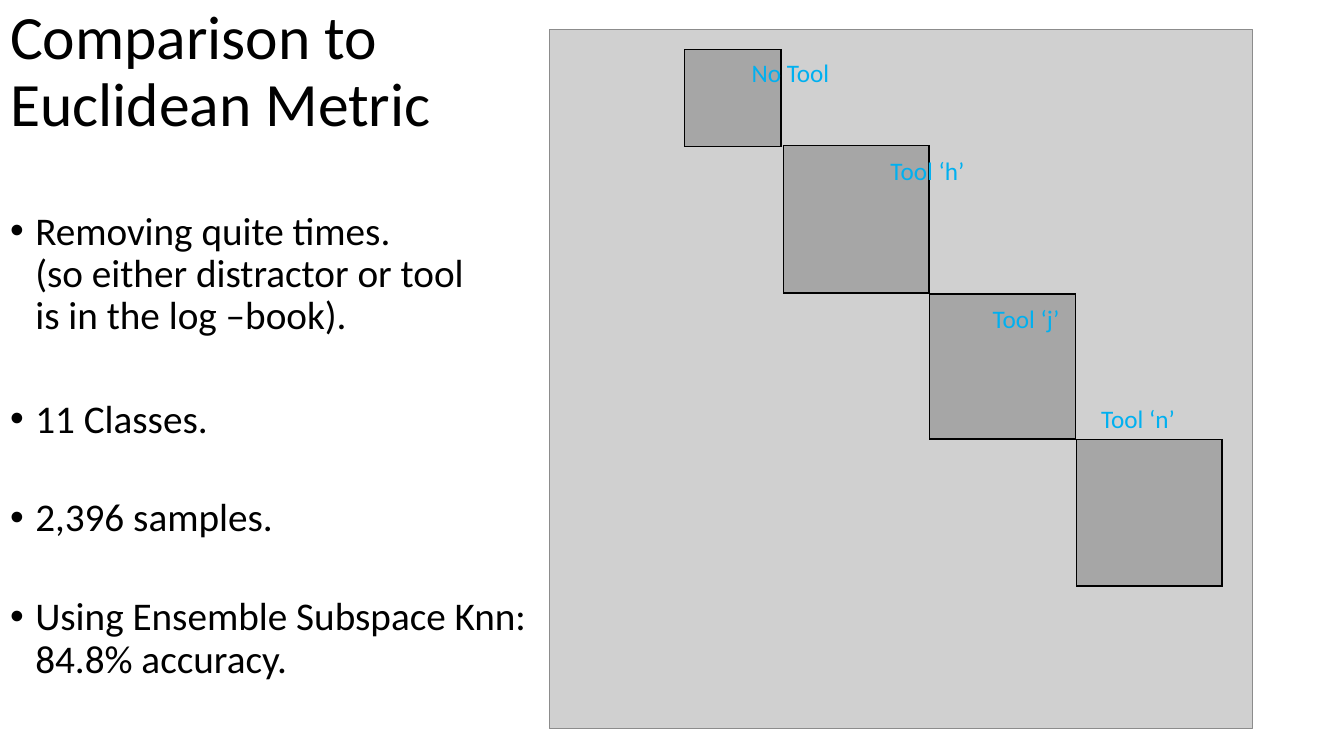
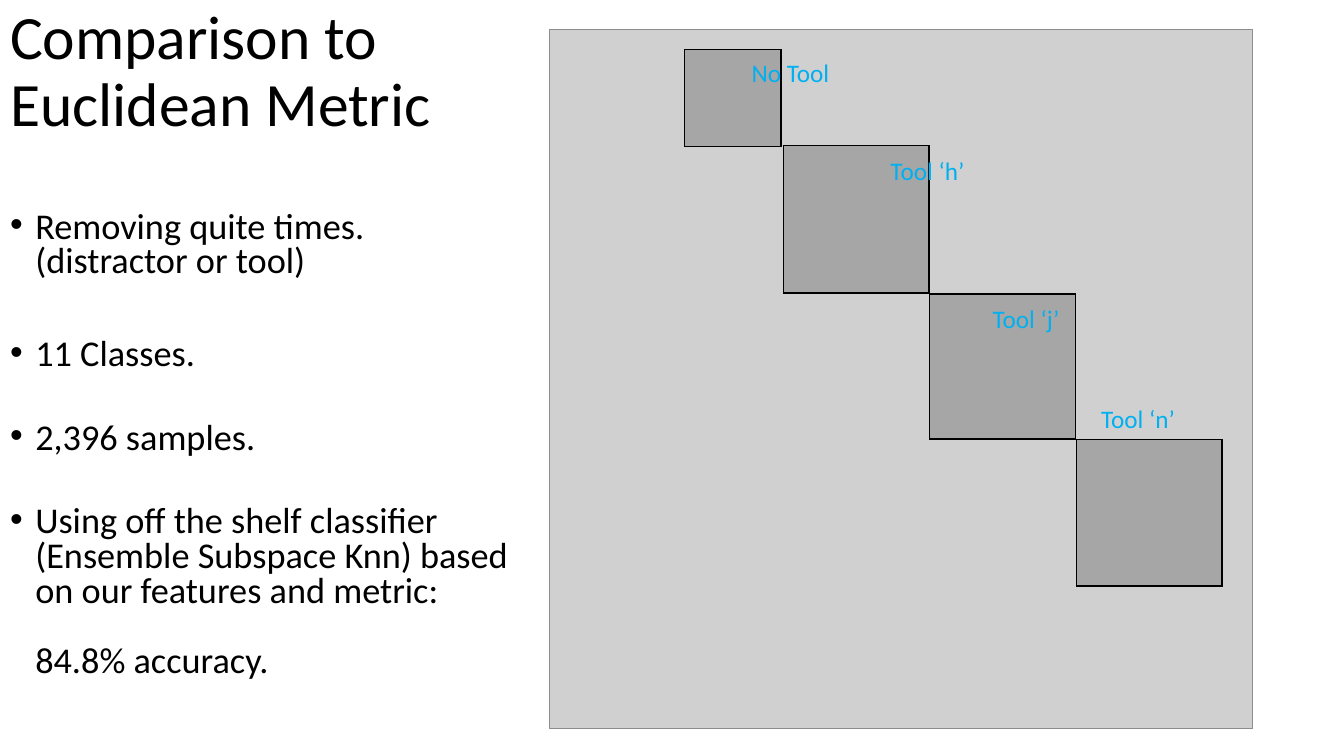
Before and after one commit to oryair/Tuktuk, a slide deck: slide 10 of MidPresentation.pptx. Drawn at 1344x756 pixels with LibreOffice and Linux fonts; fonts in the diff are those of the drawing; grey boxes stand for pictures. Boxes give left, top, right and bottom in pixels: in the first picture for what was removed or moved away, otherwise in the second. Text is boxed around its words. In the diff, an @@ line names an element or a change of style, - is before the commit and + after.

```diff
--- a/MidPresentation.pptx
+++ b/MidPresentation.pptx
@@ text at box(35, 214, 365, 278): text changed; size 28 to 25.9 pt @@
-• Removing quite times.
-  (so either distractor or tool
-  is in the log –book).
+• Removing quite times.
+  (distractor or tool)
@@ text at box(35, 340, 255, 456): size 28 to 25.9 pt in "11 Classes.", "2,396 samples."; line spacing 0.9 to 0.8 @@
@@ text at box(35, 507, 508, 679): text changed; size 28 to 25.9 pt @@
-• Using Ensemble Subspace Knn:
-  84.8% accuracy.
+• Using off the shelf classifier (Ensemble Subspace Knn) based on our features and metric:
+  84.8% accuracy.
```
Also in this commit, not shown: 5 other slides changed.
